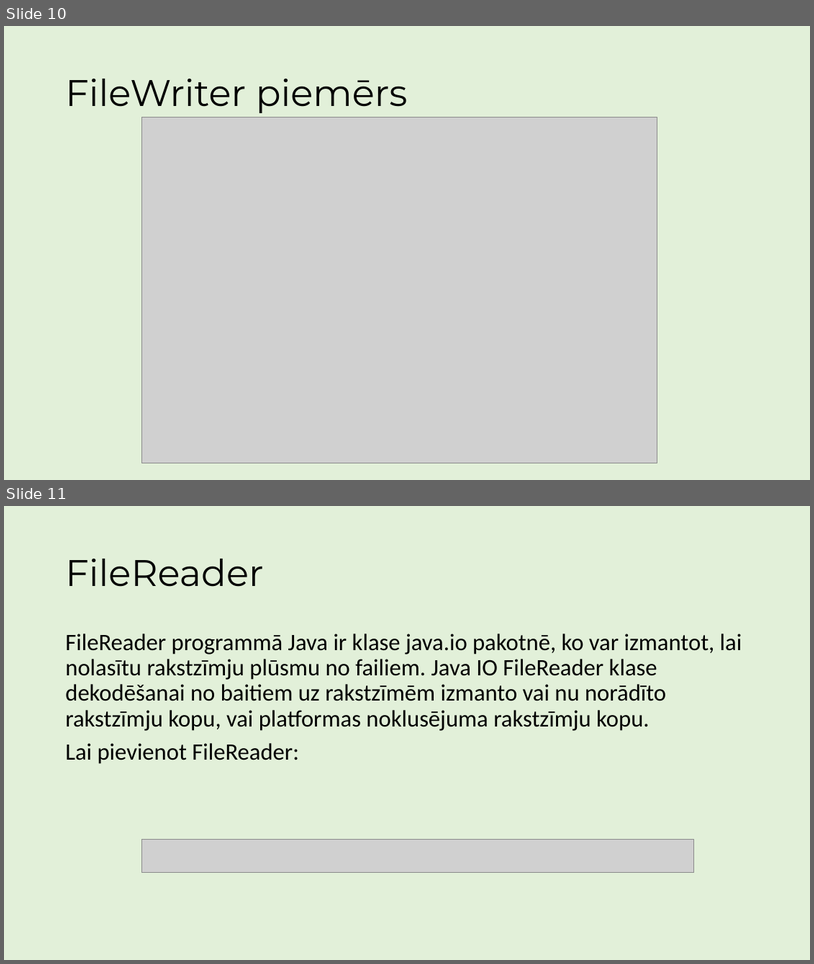
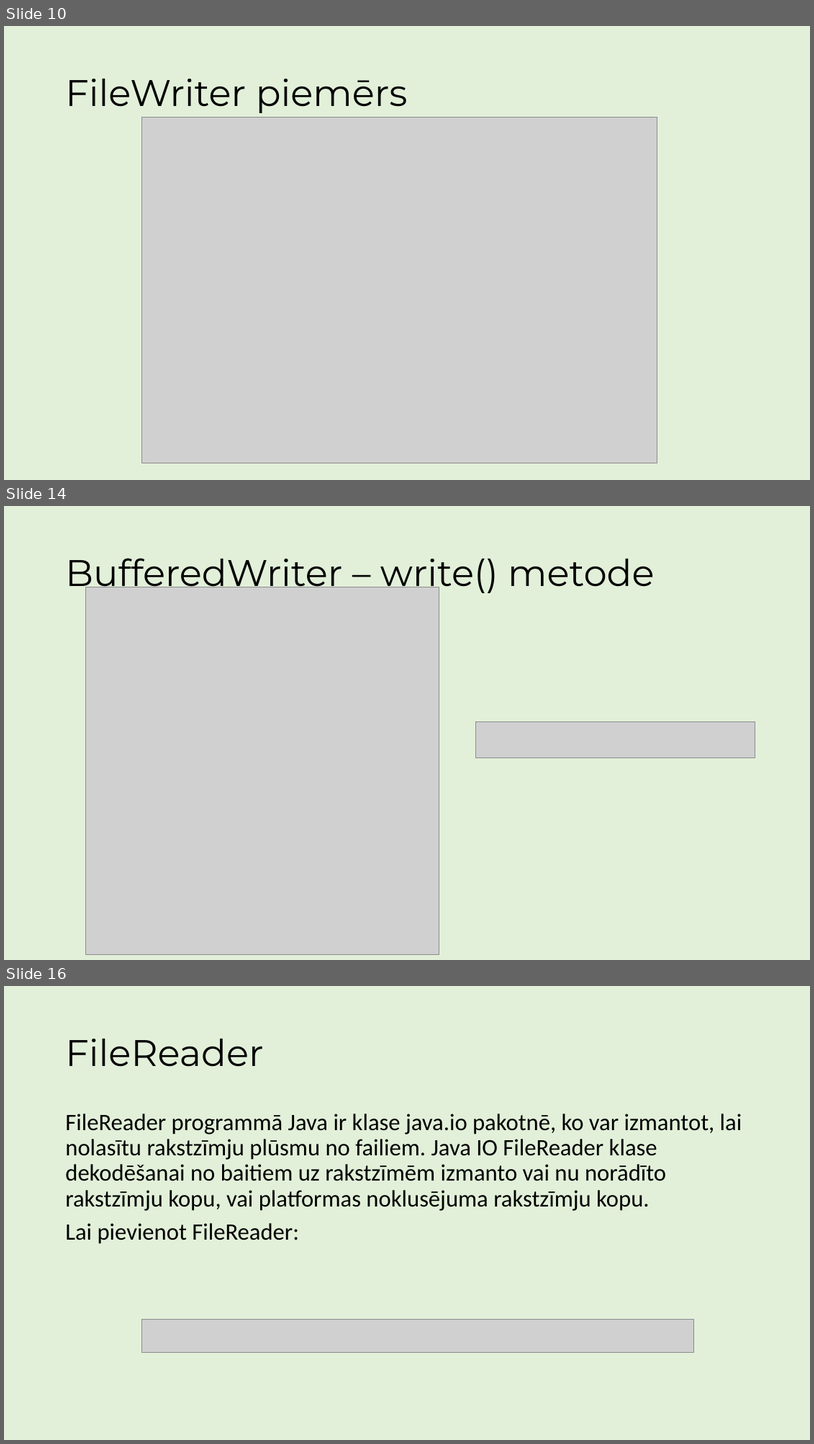
Before and after one commit to ricciss/TekstaDatnes, a slide deck: MacibuMaterials.pptx. Shown one above the other, each under a label of ours: slides 10 and 11 before the commit, slides 10, 14 and 16 after it; the slides between them are not shown. The pictures are 814x964 and 814x1444 pixels, drawn with LibreOffice and Linux fonts; fonts in the diff are those of the drawing; grey boxes stand for pictures. Boxes give left, top, right and bottom in pixels: in the first picture for what was removed or moved away, otherwise in the second. Text is boxed around its words. In the diff, an @@ line names an element or a change of style, - is before the commit and + after.

Commit message:
Pievienota informācija par BufferedWriter

```diff
--- a/MacibuMaterials.pptx
+++ b/MacibuMaterials.pptx
@@ slide 14 added at [4,506,810,960], background #E2F0D9 @@
@@ title added at [65,558,654,595], 44 pt, text #000000 @@
+BufferedWriter – write() metode
@@ picture added at [85,587,439,955] @@
@@ picture added at [476,721,756,758] @@
@@ what was slide 11 is now slide 16 @@
```
Also in this commit, not shown: 1 slide changed, 3 other slides added.
